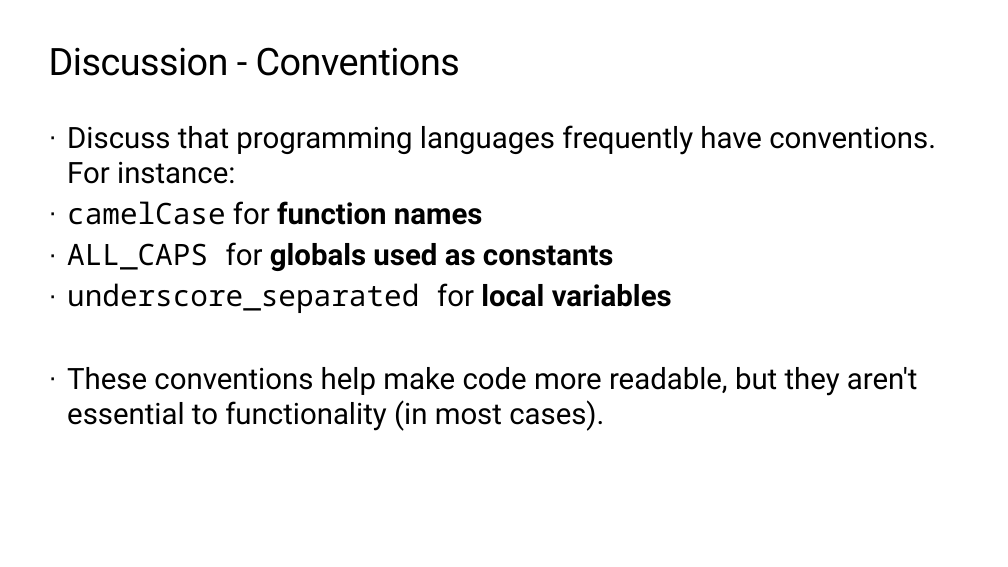
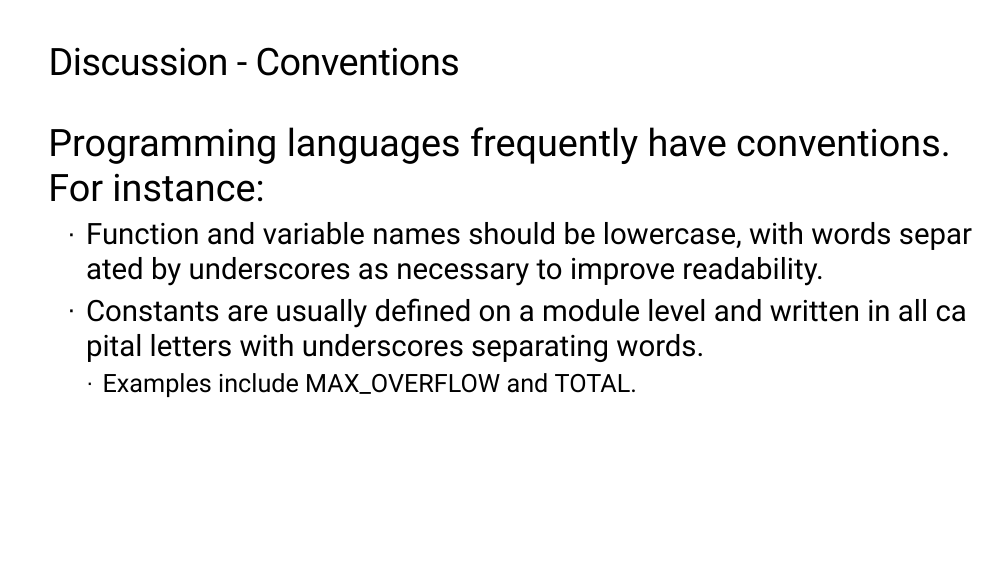
Before and after one commit to TEALSK12/2nd-semester-introduction-to-computer-science, a slide deck: slide 8 of docs/units/3_unit/slidedecks/Intro Python 3.04 TEALS.pptx. Drawn at 1008x567 pixels with LibreOffice and Linux fonts; fonts in the diff are those of the drawing; background and template pictures are left out. Boxes give left, top, right and bottom in pixels: in the first picture for what was removed or moved away, otherwise in the second. Text is boxed around its words. In the diff, an @@ line names an element or a change of style, - is before the commit and + after.

Commit message:
Conventions update

```diff
--- a/docs/units/3_unit/slidedecks/Intro Python 3.04 TEALS.pptx
+++ b/docs/units/3_unit/slidedecks/Intro Python 3.04 TEALS.pptx
@@ text at (48, 127, 951, 397): text changed @@
-· Discuss that programming languages frequently have conventions. For instance:
-· camelCase for function names
-· ALL_CAPS for globals used as constants
-· underscore_separated for local variables
-· These conventions help make code more readable, but they aren't essential to functionality (in most cases).
+Programming languages frequently have conventions. For instance:
+  · Function and variable names should be lowercase, with words separated by underscores as necessary to improve readability.
+  · Constants are usually defined on a module level and written in all capital letters with underscores separating words.
+    · Examples include MAX_OVERFLOW and TOTAL.
```
Also in this commit, not shown: 3 other files.
